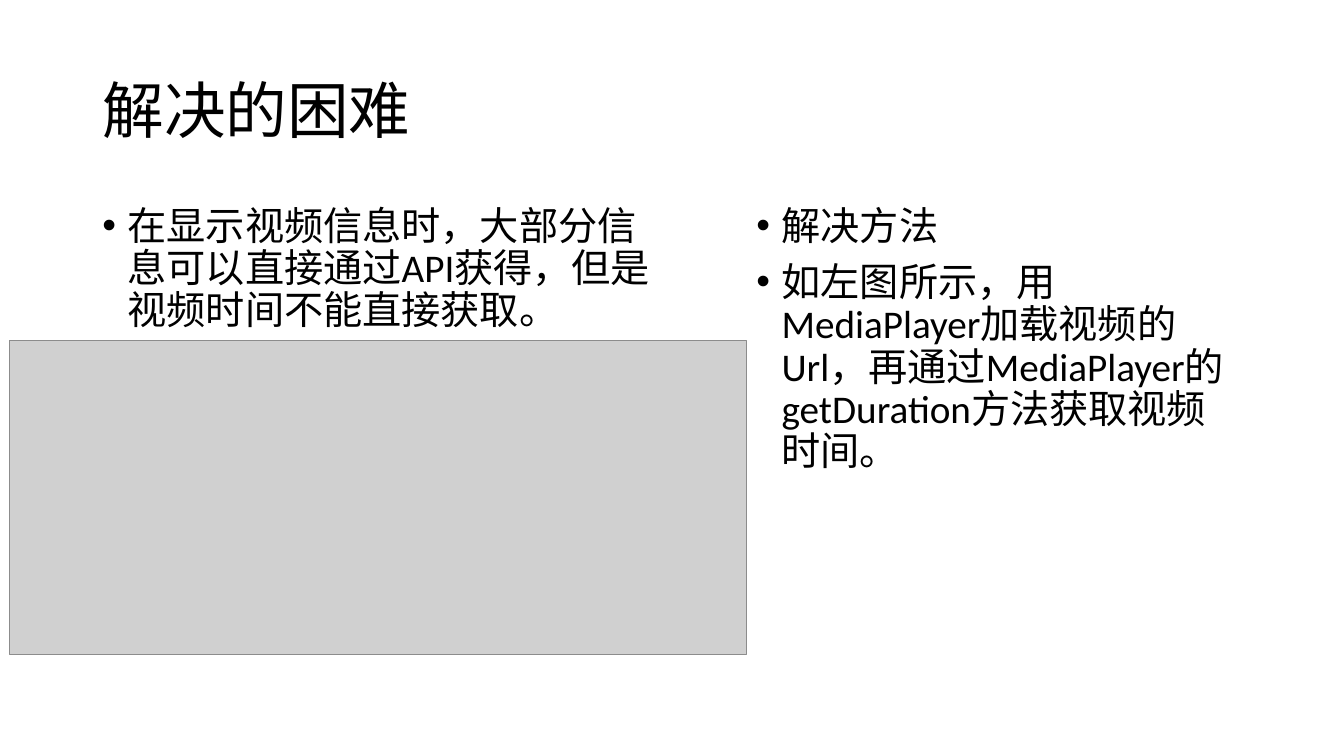
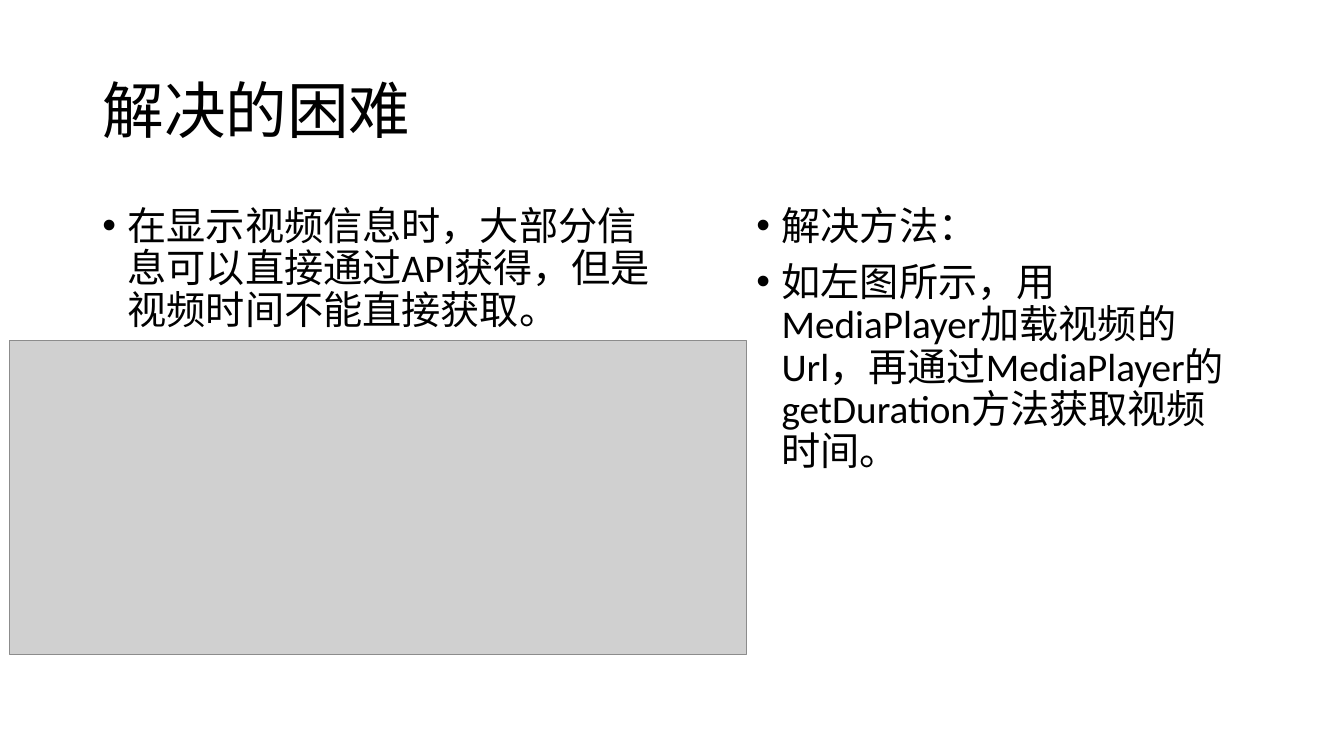
Before and after one commit to kenixi/homework0, a slide deck: slide 4 of 2017211308-2017211404-杨展齐.pptx. Drawn at 1344x756 pixels with LibreOffice and Linux fonts; fonts in the diff are those of the drawing; grey boxes stand for pictures. Boxes give left, top, right and bottom in pixels: in the first picture for what was removed or moved away, otherwise in the second. Text is boxed around its words. In the diff, an @@ line names an element or a change of style, - is before the commit and + after.

```diff
--- a/2017211308-2017211404-杨展齐.pptx
+++ b/2017211308-2017211404-杨展齐.pptx
@@ text at <box>782,207,978,243</box>: text changed @@
-• 解决方法
+• 解决方法：
```
Also in this commit, not shown: 1 other slide changed, 1 slide added, 1 slide removed.
